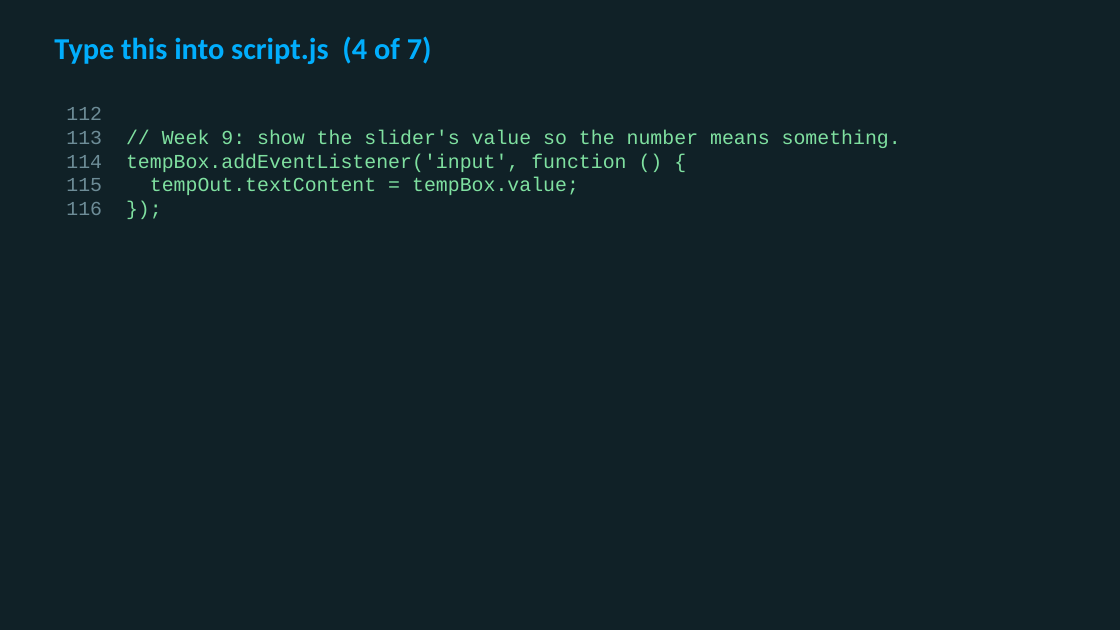
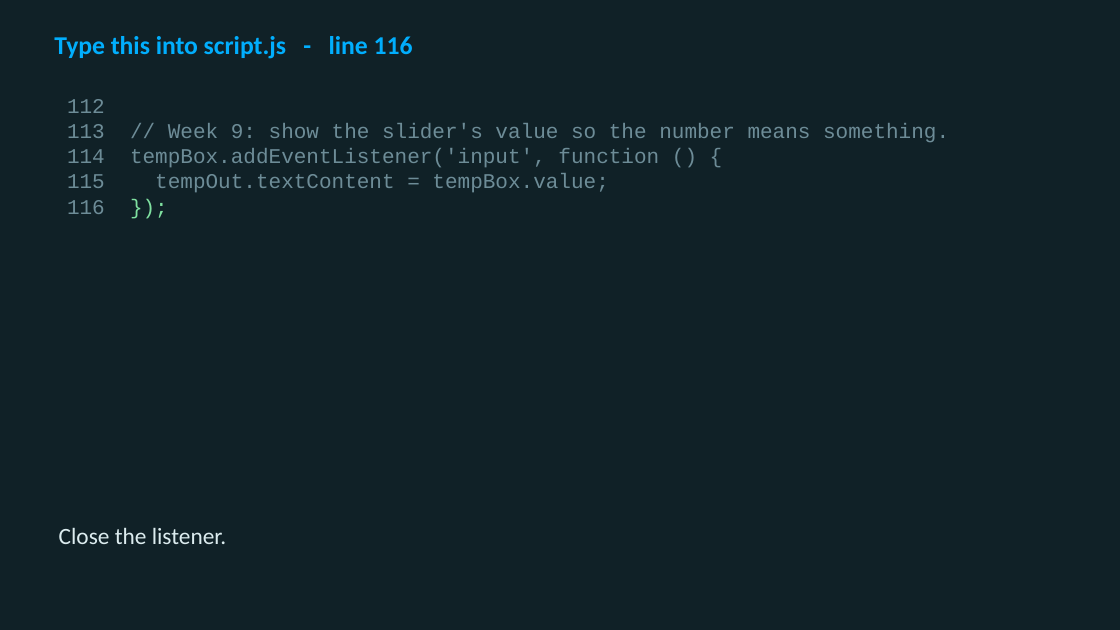
Before and after one commit to utgapps/utgapps.github.io, a slide deck: slide 39 of ai101/slides/week-09.pptx (slide 9 before the commit). Drawn at 1120x630 pixels with LibreOffice and Linux fonts; fonts in the diff are those of the drawing. Boxes give left, top, right and bottom in pixels: in the first picture for what was removed or moved away, otherwise in the second. Text is boxed around its words. In the diff, an @@ line names an element or a change of style, - is before the commit and + after.

```diff
--- a/ai101/slides/week-09.pptx
+++ b/ai101/slides/week-09.pptx
@@ text at box(54, 36, 413, 59): text changed; size 26 to 22 pt @@
-Type this into script.js (4 of 7)
+Type this into script.js - line 116
@@ text "112": place and size @@
-text "112" at box(66, 107, 901, 195)
+text "112" at box(67, 99, 949, 192)
@@ text "112" at box(67, 99, 949, 192): size 17 to 18 pt; text colour #7FE0A0 to #6D8C97 in "// Week 9: show the slider's value ...", "tempBox.addEventListener('input', function () {", "tempOut.textContent = tempBox.value;" @@
@@ text added at box(59, 527, 226, 544), 20 pt, text #DCECEF @@
+Close the listener.
```
Also in this commit, not shown: 5 other slides changed, 34 slides added, 1 slide removed, 18 other files.
